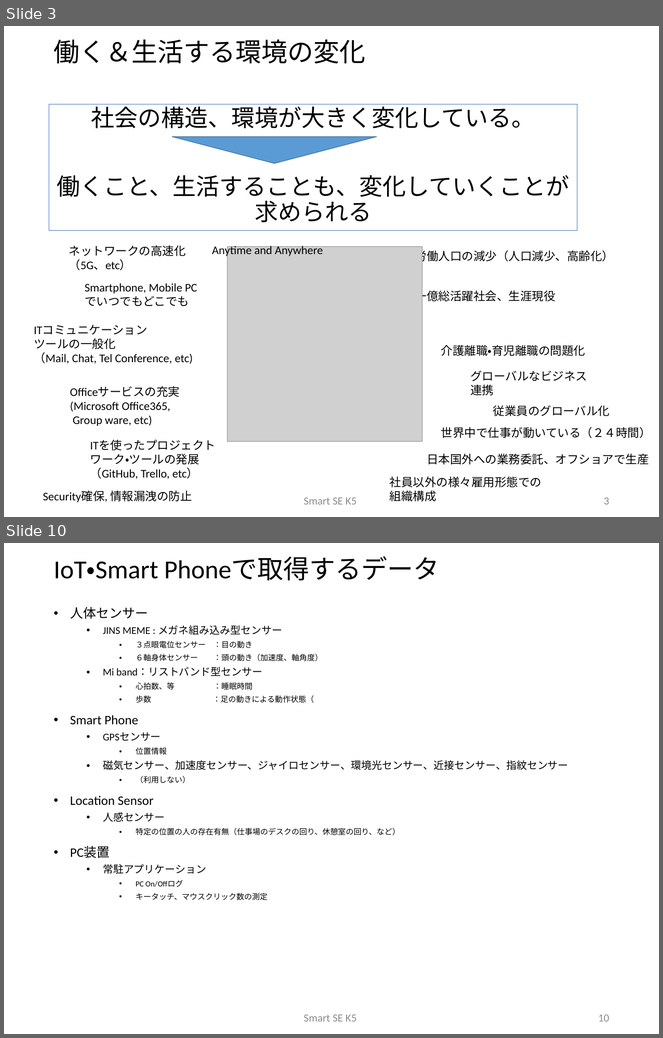
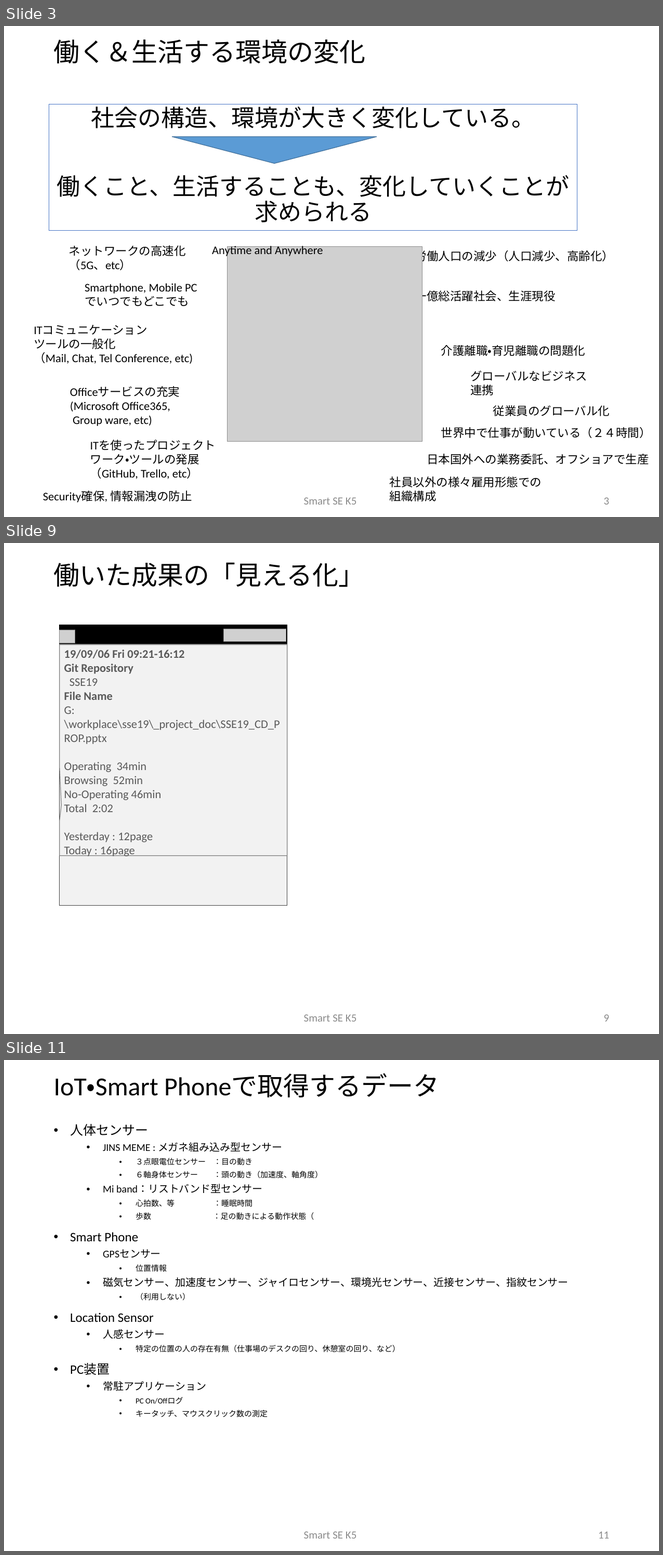
Before and after one commit to sakai-memoru/smartse19, a slide deck: _project_docs/SSE19_CD_PROP.pptx. Shown one above the other, each under a label of ours: slides 3 and 10 before the commit, slides 3, 9 and 11 after it; the slides between them are not shown. The pictures are 663x1038 and 663x1555 pixels, drawn with LibreOffice and Linux fonts; fonts in the diff are those of the drawing; grey boxes stand for pictures; background and template pictures are left out. Boxes give left, top, right and bottom in pixels: in the first picture for what was removed or moved away, otherwise in the second. Text is boxed around its words. In the diff, an @@ line names an element or a change of style, - is before the commit and + after.

```diff
--- a/_project_docs/SSE19_CD_PROP.pptx
+++ b/_project_docs/SSE19_CD_PROP.pptx
@@ slide 9 added at (4,543,659,1034), background #FFFFFF @@
@@ title added at (54,562,365,587), 40 pt, text #000000 @@
+働いた成果の「見える化」
@@ rectangle added at (60,625,287,645), fill #000000, outline #000000 1 pt @@
@@ picture added at (60,630,75,643) @@
@@ picture added at (224,629,286,641) @@
@@ rectangle added at (60,645,287,906), fill #F2F2F2, outline #404040 1 pt @@
@@ speech box added at (60,644,287,856), fill #F2F2F2 at 86% opacity, outline #808080 1 pt, 18 pt, text #595959 @@
+19/09/06 Fri 09:21-16:12
+Git Repository
+SSE19
+File Name
+G:\workplace\sse19\_project_doc\SSE19_CD_PROP.pptx
+Operating 34min
+Browsing 52min
+No-Operating 46min
+Total 2:02
+Yesterday : 12page
+Today : 16page
@@ text added at (304,1015,357,1022), 16.8 pt, text #8C8C8C @@
+Smart SE K5
@@ page number added at (604,1015,610,1022), 16.8 pt, text #8C8C8C @@
+9
@@ what was slide 10 is now slide 11 @@
@@ page number at (598,1532,609,1539): text changed @@
-10
+11
```
Also in this commit, not shown: 8 slides changed, 4 other slides added, 1 other file.
